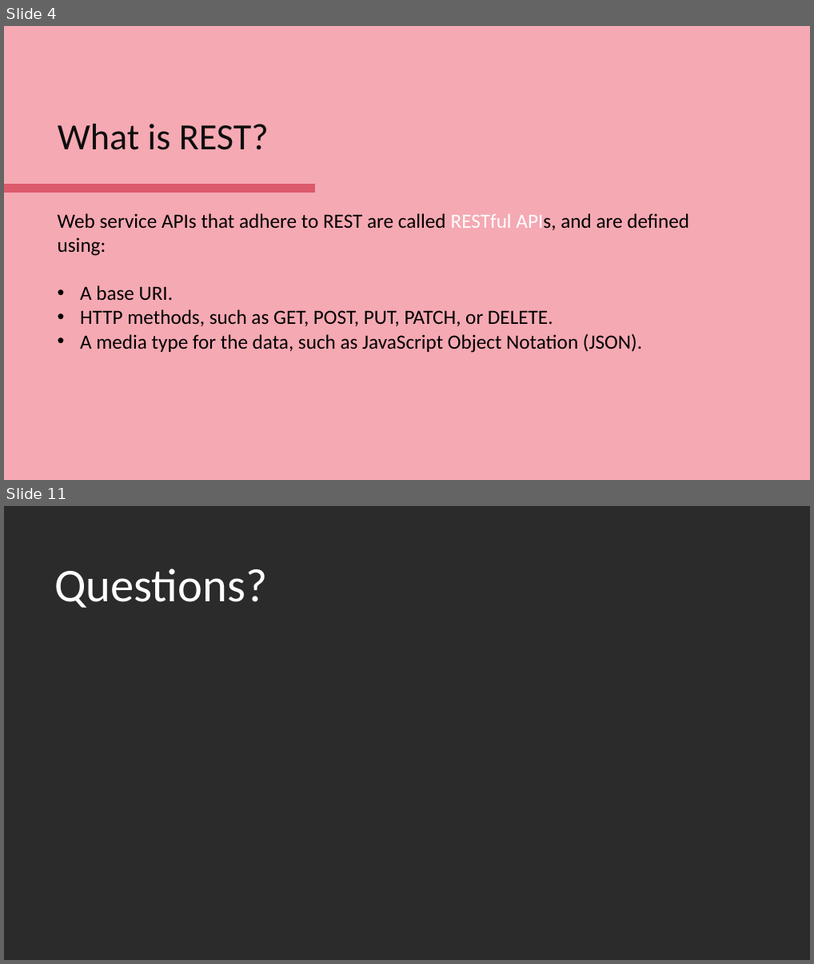
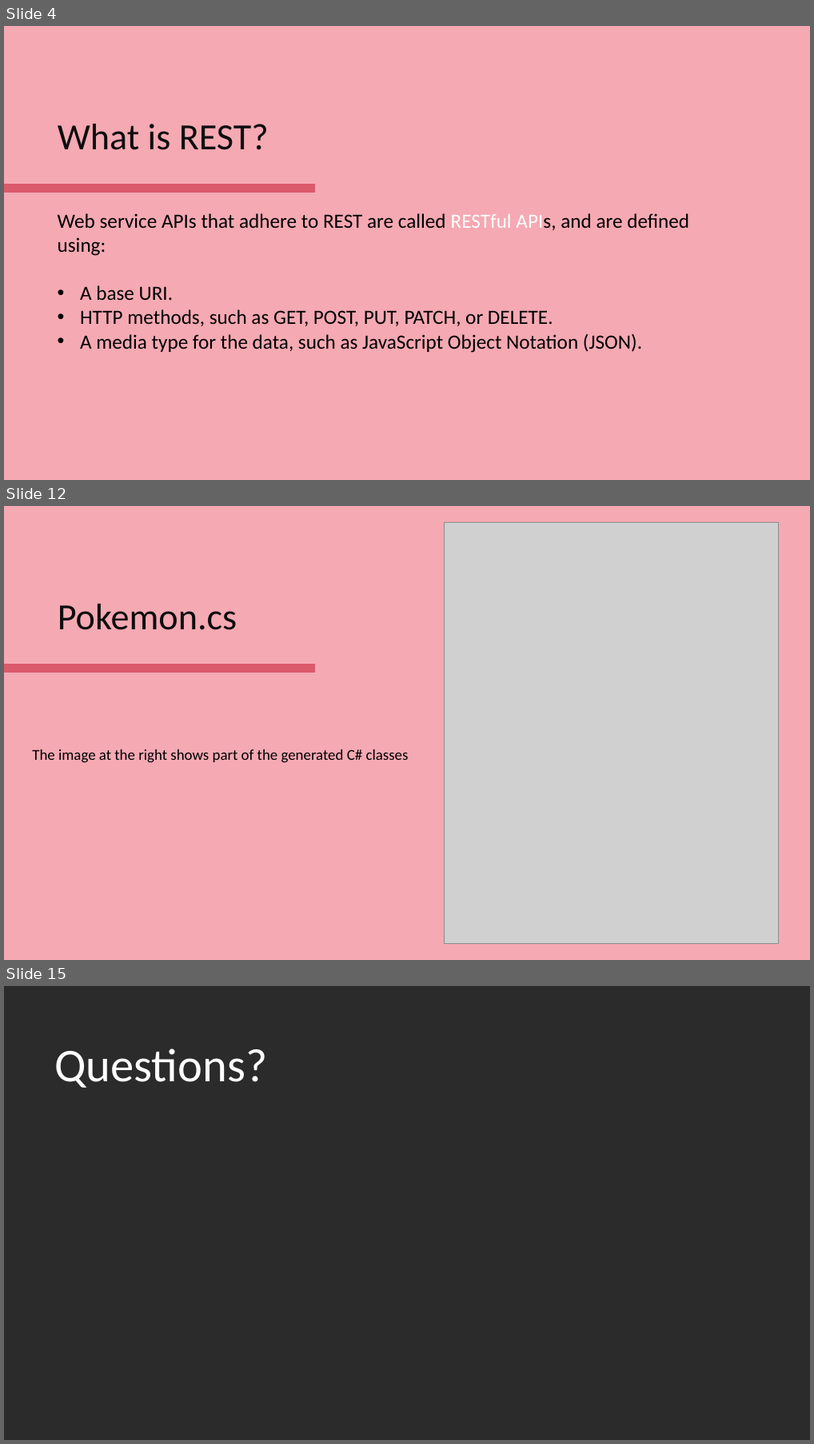
Before and after one commit to HopePH/Playground, a slide deck: PPT/WorkShop/REST Service.pptx. Shown one above the other, each under a label of ours: slides 4 and 11 before the commit, slides 4, 12 and 15 after it; the slides between them are not shown. The pictures are 814x964 and 814x1444 pixels, drawn with LibreOffice and Linux fonts; fonts in the diff are those of the drawing; grey boxes stand for pictures; background and template pictures are left out; a plain dark background stands for a picture behind light text. Boxes give left, top, right and bottom in pixels: in the first picture for what was removed or moved away, otherwise in the second. Text is boxed around its words. In the diff, an @@ line names an element or a change of style, - is before the commit and + after.

```diff
--- a/PPT/WorkShop/REST Service.pptx
+++ b/PPT/WorkShop/REST Service.pptx
@@ slide 12 added at (4,506,810,960), background #F5A9B3 @@
@@ picture added at (445,522,779,944) @@
@@ title added at (58,604,237,630), 44 pt, text #0D0D0D @@
+Pokemon.cs
@@ line added from (4, 668) to (315, 668), #DB5A6B 10 pt @@
@@ text added at (32,749,409,763), 18 pt, text #000000 @@
+The image at the right shows part of the generated C# classes
@@ what was slide 11 is now slide 15 @@
```
Also in this commit, not shown: 2 slides changed, 8 other slides added, 5 slides removed.
